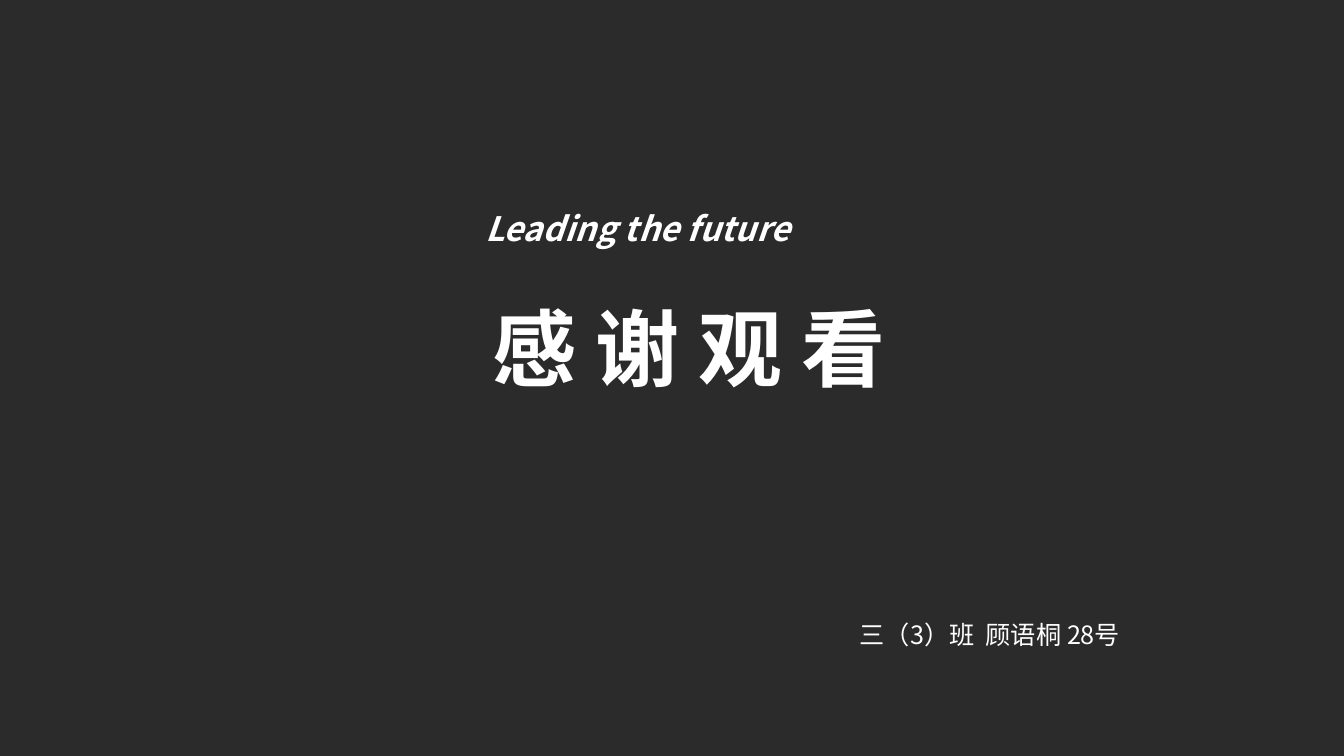
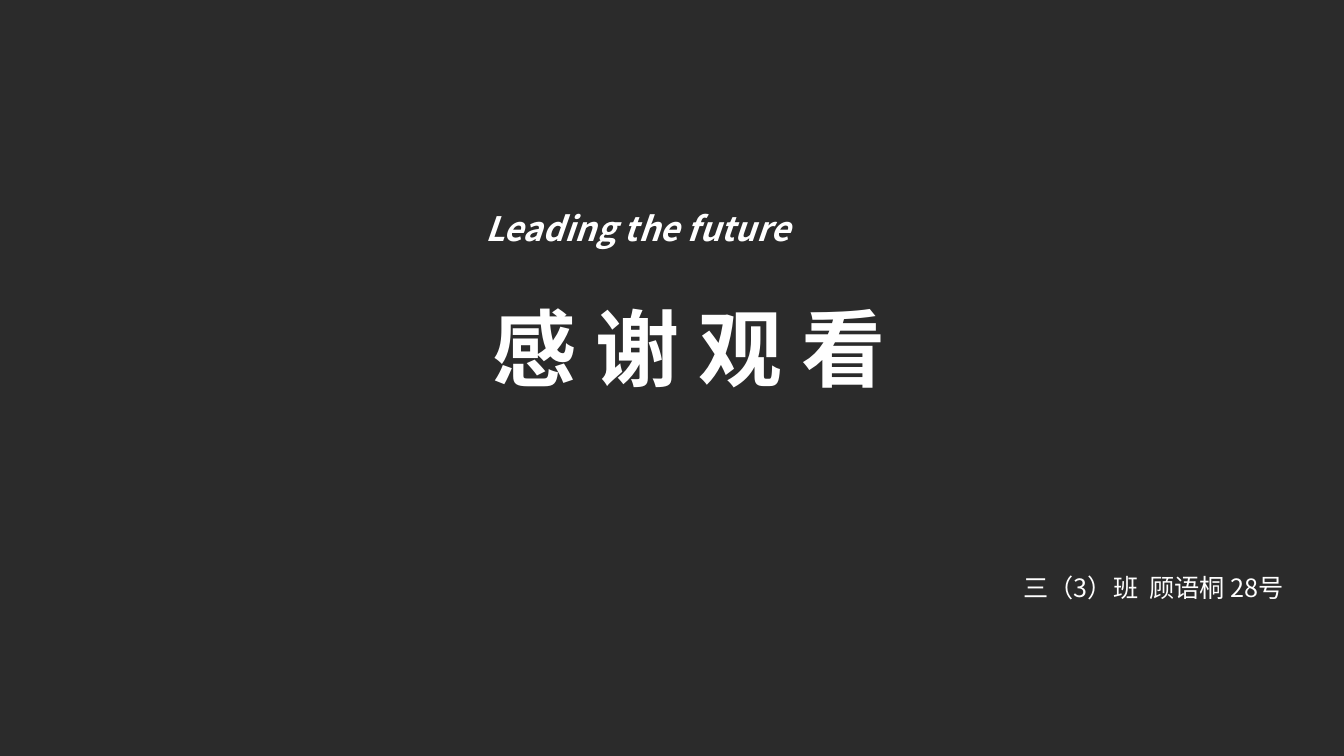
Before and after one commit to guyt518/ai-study, a slide deck: slide 11 of 三（3）班 顾语桐 AI人脸识别.pptx. Drawn at 1344x756 pixels with LibreOffice and Linux fonts; fonts in the diff are those of the drawing; background and template pictures are left out; a plain dark background stands for a picture behind light text. Boxes give left, top, right and bottom in pixels: in the first picture for what was removed or moved away, otherwise in the second. Text is boxed around its words. In the diff, an @@ line names an element or a change of style, - is before the commit and + after.

```diff
--- a/三（3）班 顾语桐 AI人脸识别.pptx
+++ b/三（3）班 顾语桐 AI人脸识别.pptx
@@ text "三（3）班 顾语桐 28号": place and size @@
-text "三（3）班 顾语桐 28号" at (860,622,1120,647)
+text "三（3）班 顾语桐 28号" at (1023,575,1284,600)
```
Also in this commit, not shown: 2 other slides changed.
